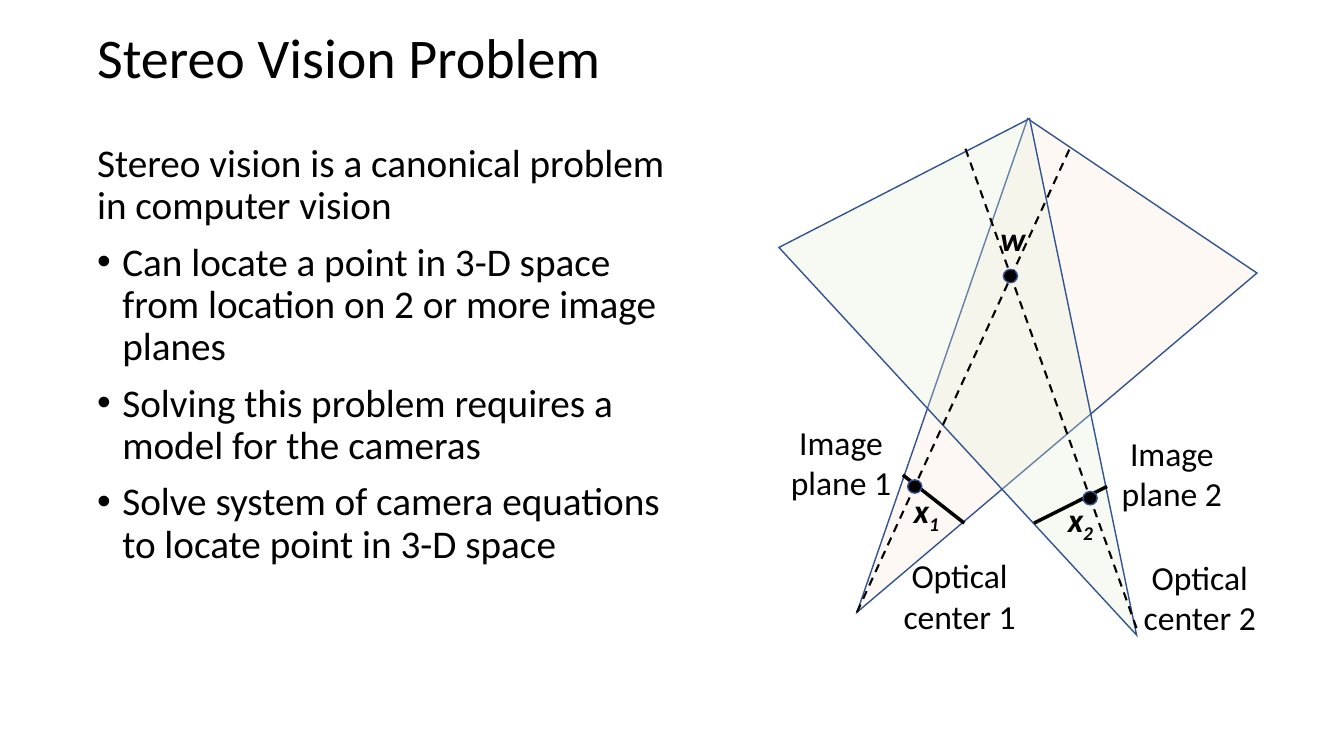
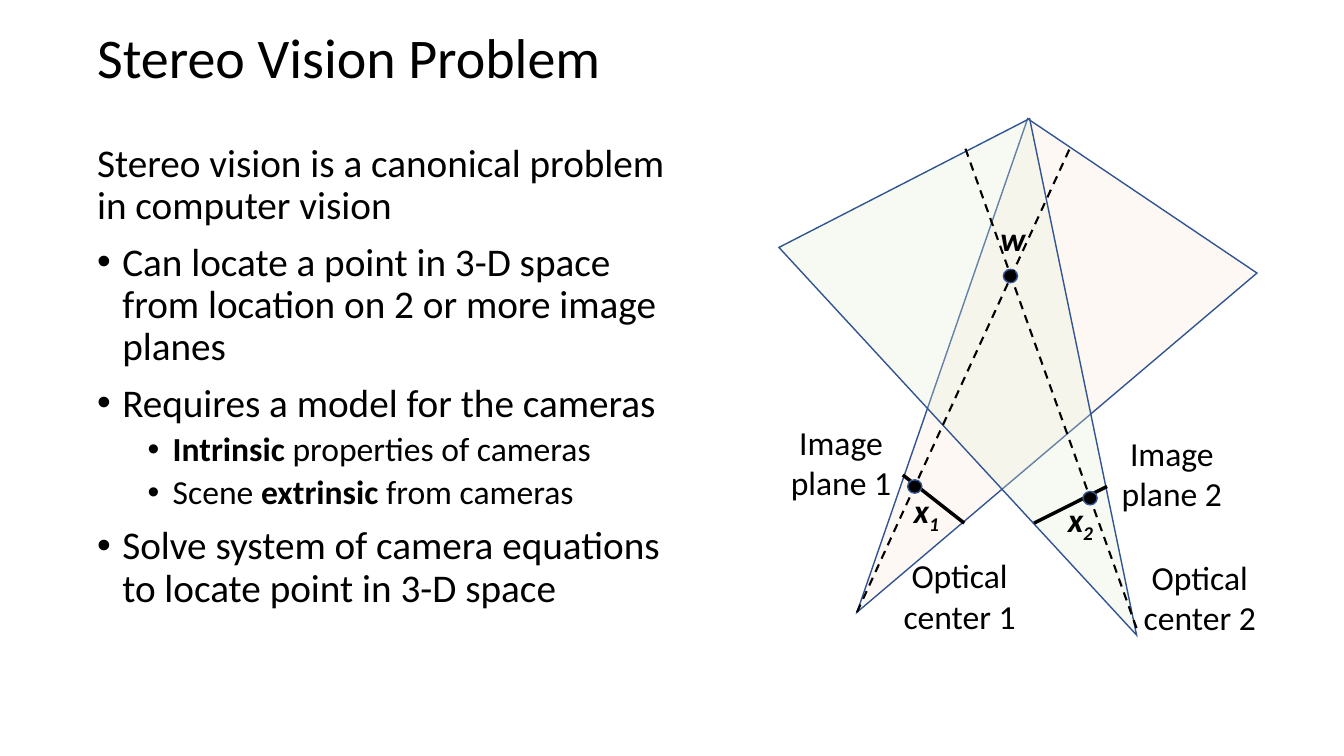
Before and after one commit to StephenElston/CSCI-E25, a slide deck: slide 4 of Slides/9_HomographyProjection.pptx. Drawn at 1344x756 pixels with LibreOffice and Linux fonts; fonts in the diff are those of the drawing. Boxes give left, top, right and bottom in pixels: in the first picture for what was removed or moved away, otherwise in the second. Text is boxed around its words. In the diff, an @@ line names an element or a change of style, - is before the commit and + after.

```diff
--- a/Slides/9_HomographyProjection.pptx
+++ b/Slides/9_HomographyProjection.pptx
@@ text at <box>122,389,656,505</box>: text changed; size 28 to 24 pt @@
-• Solving this problem requires a model for the cameras
+• Requires a model for the cameras
+  • Intrinsic properties of cameras
+  • Scene extrinsic from cameras
```
Also in this commit, not shown: 8 other slides changed, 7 slides added.
